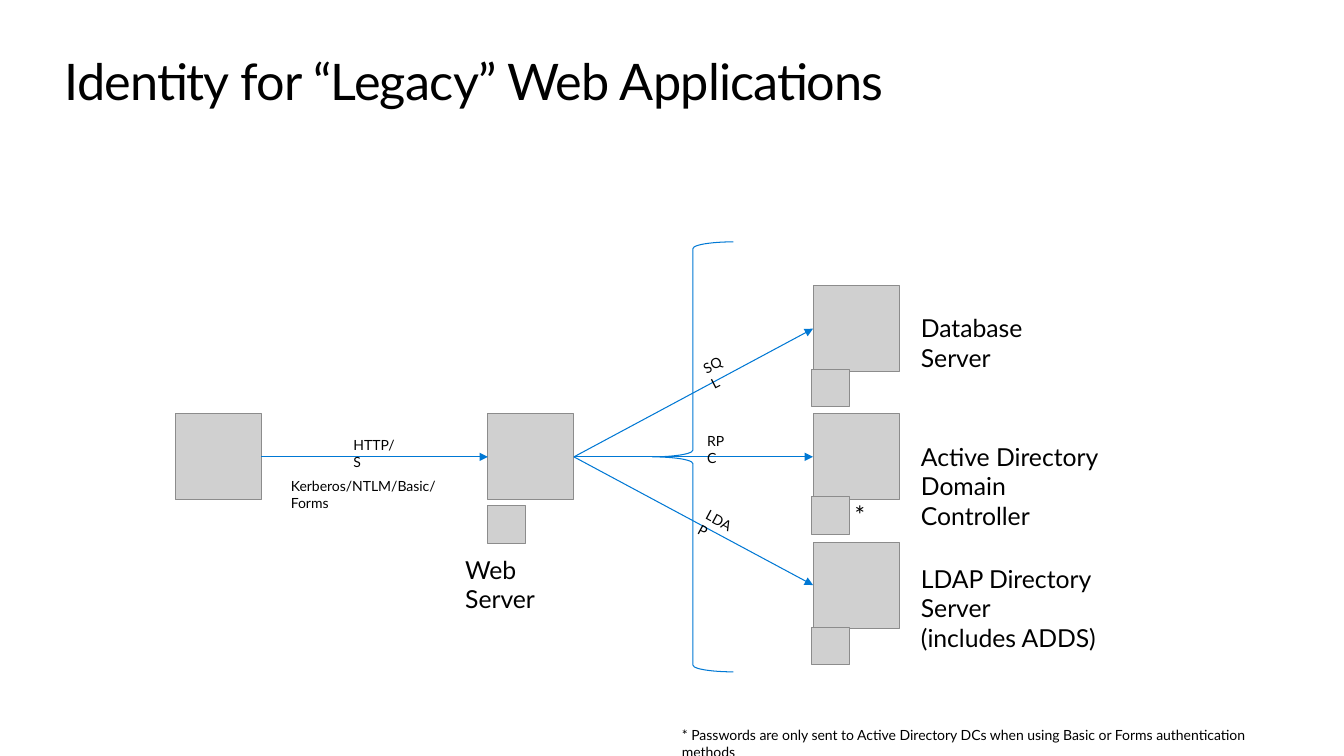
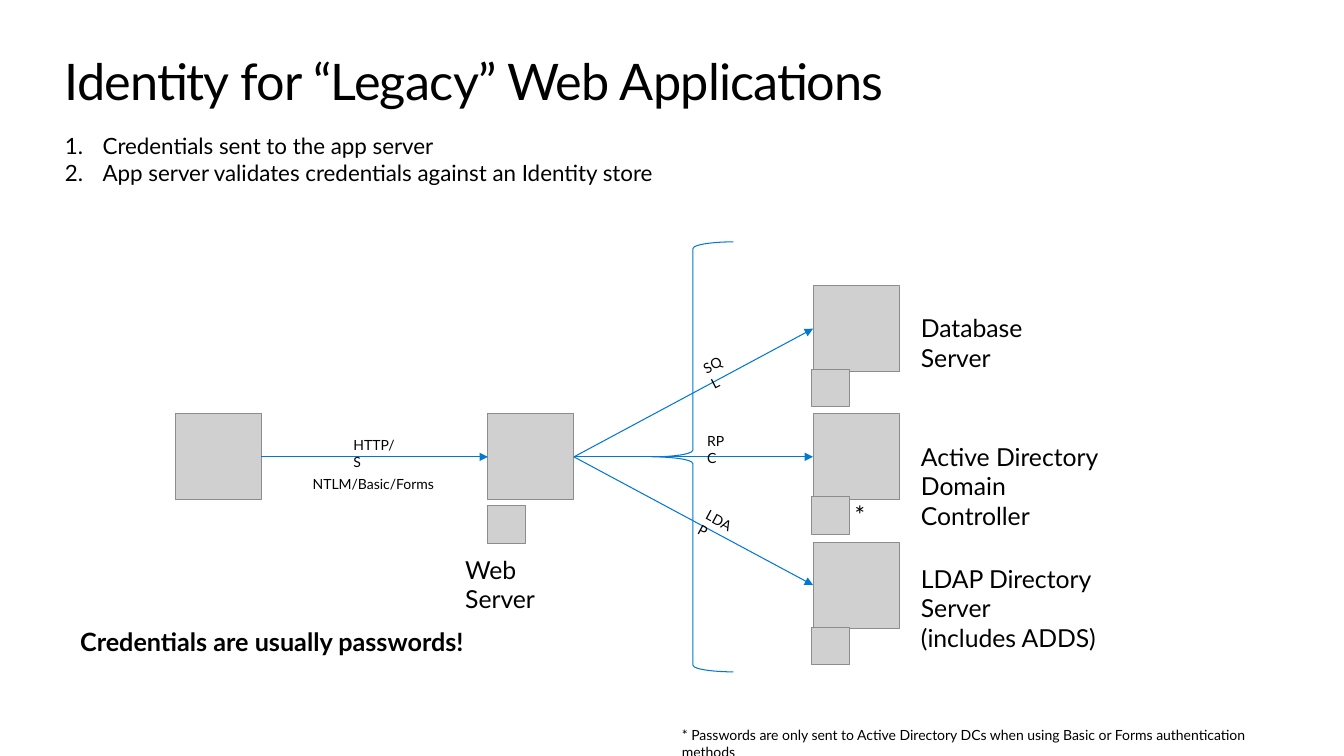
Before and after one commit to kylemar/LOB-Apps-for-IT-Pros, a slide deck: slide 33 of LOB apps for ITPros.pptx (slide 31 before the commit). Drawn at 1344x756 pixels with LibreOffice and Linux fonts; fonts in the diff are those of the drawing; grey boxes stand for pictures; background and template pictures are left out. Boxes give left, top, right and bottom in pixels: in the first picture for what was removed or moved away, otherwise in the second. Text is boxed around its words. In the diff, an @@ line names an element or a change of style, - is before the commit and + after.

```diff
--- a/LOB apps for ITPros.pptx
+++ b/LOB apps for ITPros.pptx
@@ text added at [103,137,653,185], 16 pt, text #000000 @@
+1. Credentials sent to the app server
+2. App server validates credentials against an Identity store
@@ text at [313,478,434,490]: text changed @@
-Kerberos/NTLM/Basic/Forms
+NTLM/Basic/Forms
@@ text added at [80,632,463,656], 18 pt, text #000000, bold @@
+Credentials are usually passwords!
```
Also in this commit, not shown: 22 other slides changed, 20 slides added, 2 slides removed, 1 other file.
